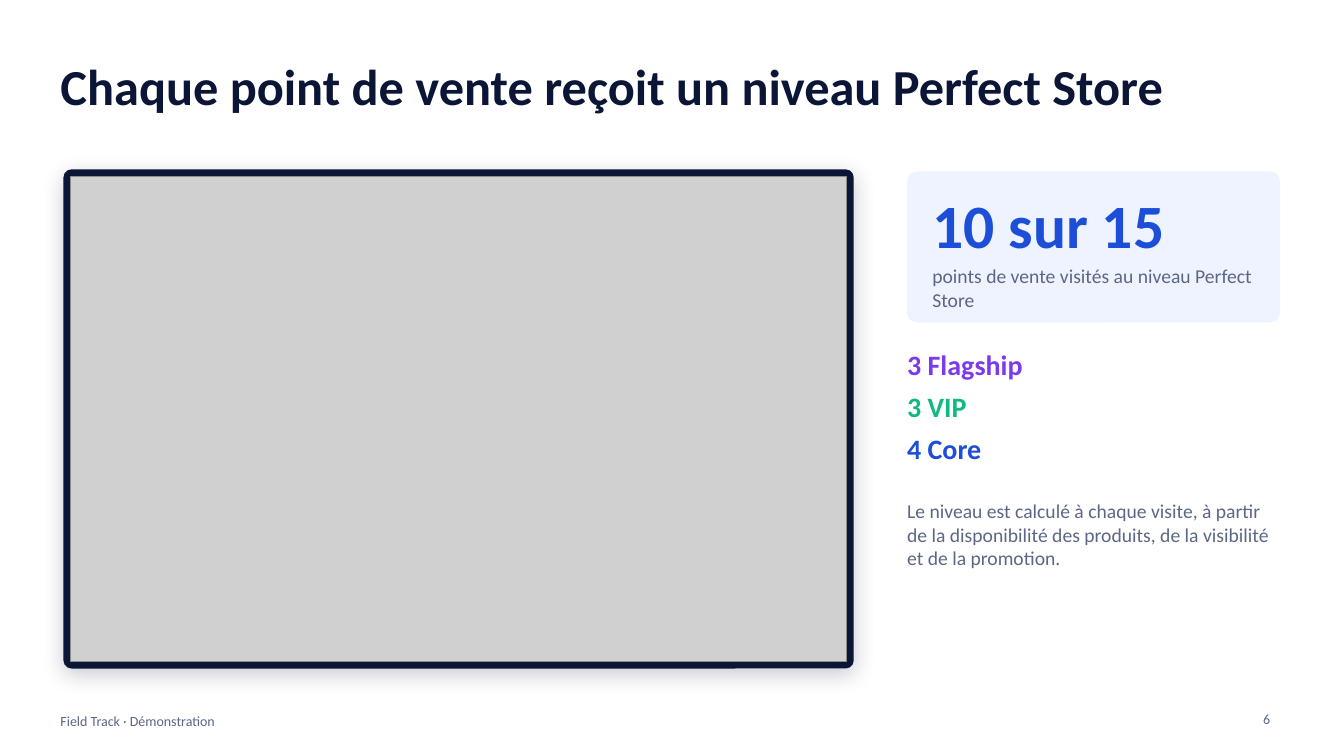
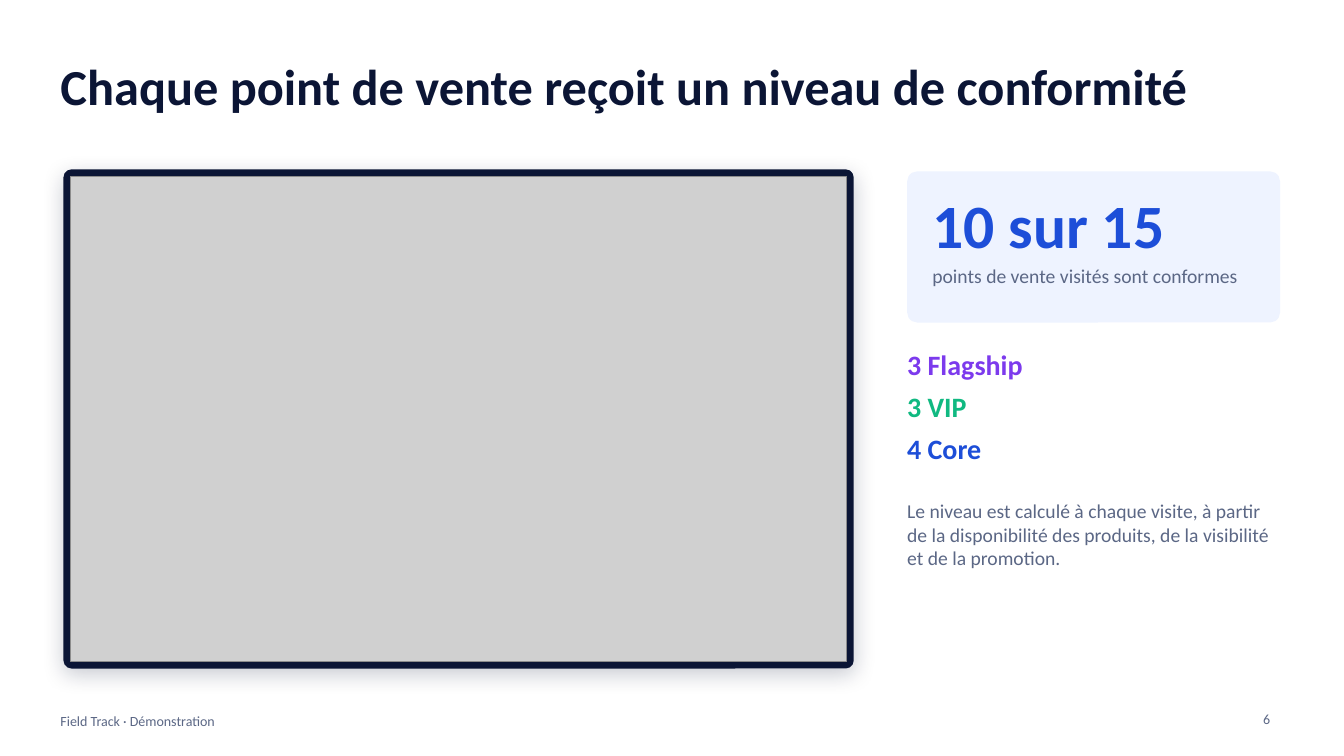
Before and after one commit to jhouedanou/frieslandv3, a slide deck: slide 6 of docs/DEMO-FIELD-TRACK.pptx. Drawn at 1344x756 pixels with LibreOffice and Linux fonts; fonts in the diff are those of the drawing; grey boxes stand for pictures. Boxes give left, top, right and bottom in pixels: in the first picture for what was removed or moved away, otherwise in the second. Text is boxed around its words. In the diff, an @@ line names an element or a change of style, - is before the commit and + after.

```diff
--- a/docs/DEMO-FIELD-TRACK.pptx
+++ b/docs/DEMO-FIELD-TRACK.pptx
@@ title at (60,69,1187,114): text changed @@
-Chaque point de vente reçoit un niveau Perfect Store
+Chaque point de vente reçoit un niveau de conformité
@@ text at (932,269,1238,286): text changed @@
-points de vente visités au niveau Perfect Store
+points de vente visités sont conformes
```
Also in this commit, not shown: 6 other slides changed.
